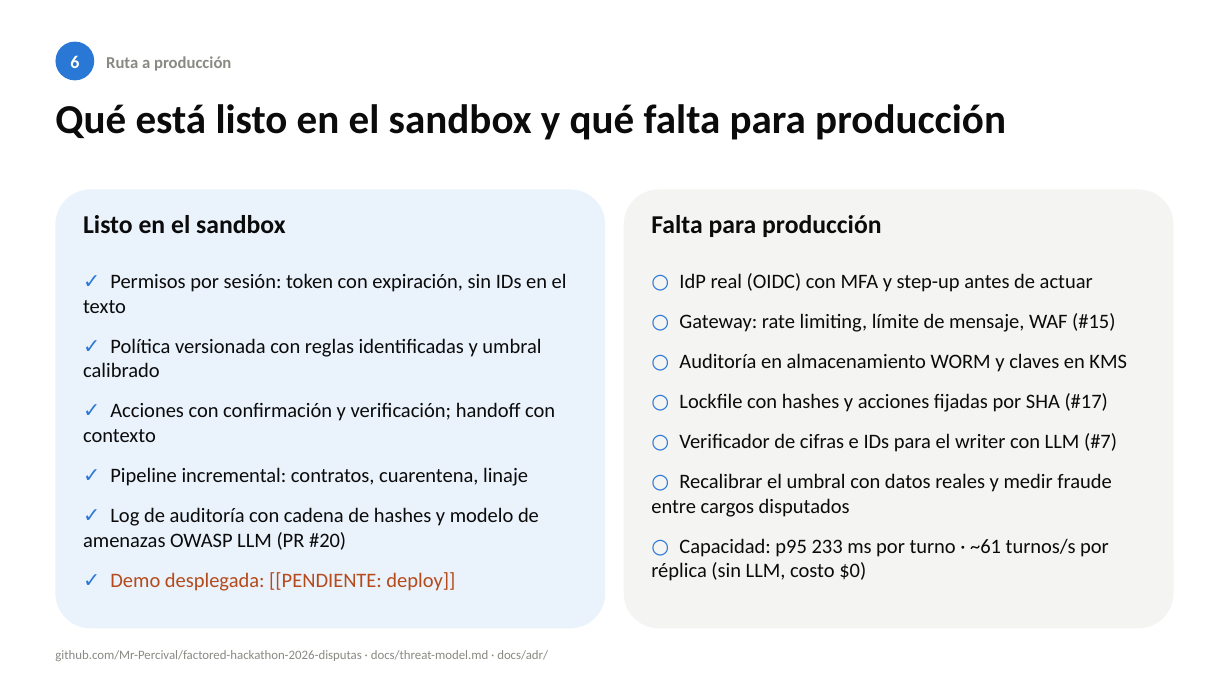
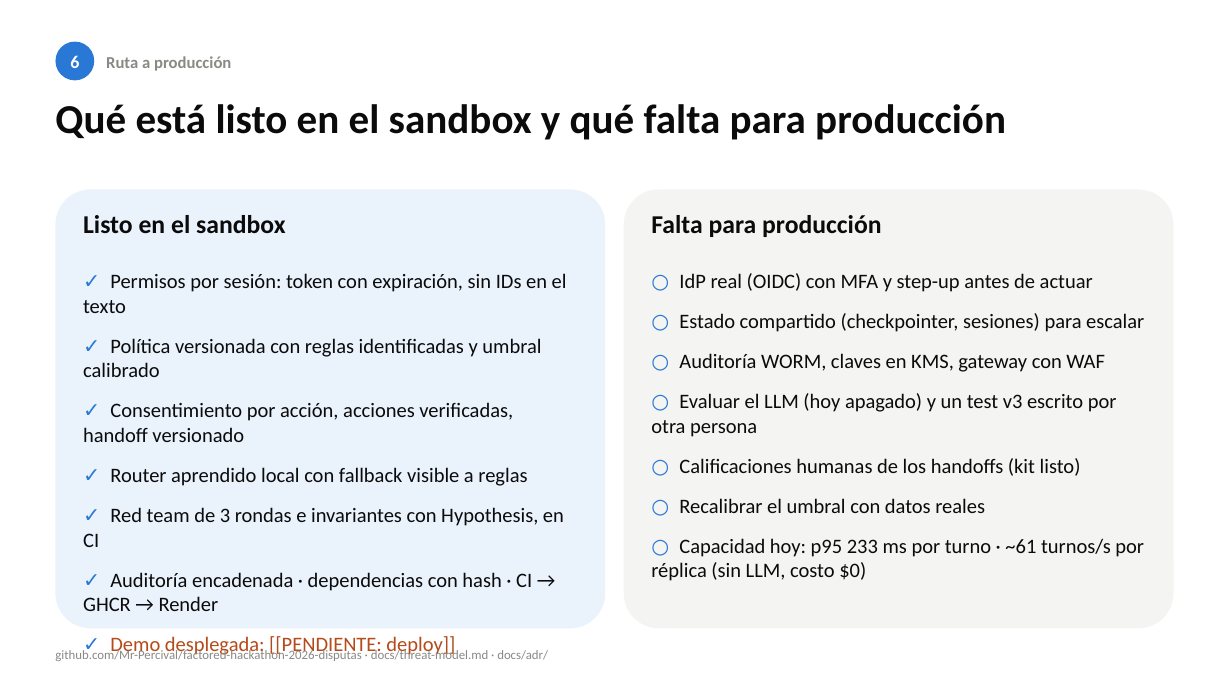
Before and after one commit to Mr-Percival/factored-hackathon-2026-disputas, a slide deck: slide 6 of docs/pitch/deck.pptx. Drawn at 1232x693 pixels with LibreOffice and Linux fonts; fonts in the diff are those of the drawing. Boxes give left, top, right and bottom in pixels: in the first picture for what was removed or moved away, otherwise in the second. Text is boxed around its words. In the diff, an @@ line names an element or a change of style, - is before the commit and + after.

```diff
--- a/docs/pitch/deck.pptx
+++ b/docs/pitch/deck.pptx
@@ text at (651,313,1144,581): text changed @@
-○ Gateway: rate limiting, límite de mensaje, WAF (#15)
-○ Auditoría en almacenamiento WORM y claves en KMS
-○ Lockfile con hashes y acciones fijadas por SHA (#17)
-○ Verificador de cifras e IDs para el writer con LLM (#7)
-○ Recalibrar el umbral con datos reales y medir fraude entre cargos disputados
-○ Capacidad: p95 233 ms por turno · ~61 turnos/s por réplica (sin LLM, costo $0)
+○ Estado compartido (checkpointer, sesiones) para escalar
+○ Auditoría WORM, claves en KMS, gateway con WAF
+○ Evaluar el LLM (hoy apagado) y un test v3 escrito por otra persona
+○ Calificaciones humanas de los handoffs (kit listo)
+○ Recalibrar el umbral con datos reales
+○ Capacidad hoy: p95 233 ms por turno · ~61 turnos/s por réplica (sin LLM, costo $0)
@@ text at (83,402,564,611): text changed @@
-✓ Acciones con confirmación y verificación; handoff con contexto
-✓ Pipeline incremental: contratos, cuarentena, linaje
-✓ Log de auditoría con cadena de hashes y modelo de amenazas OWASP LLM (PR #20)
+✓ Consentimiento por acción, acciones verificadas, handoff versionado
+✓ Router aprendido local con fallback visible a reglas
+✓ Red team de 3 rondas e invariantes con Hypothesis, en CI
+✓ Auditoría encadenada · dependencias con hash · CI → GHCR → Render
```
Also in this commit, not shown: 3 other slides changed, 27 other files.
